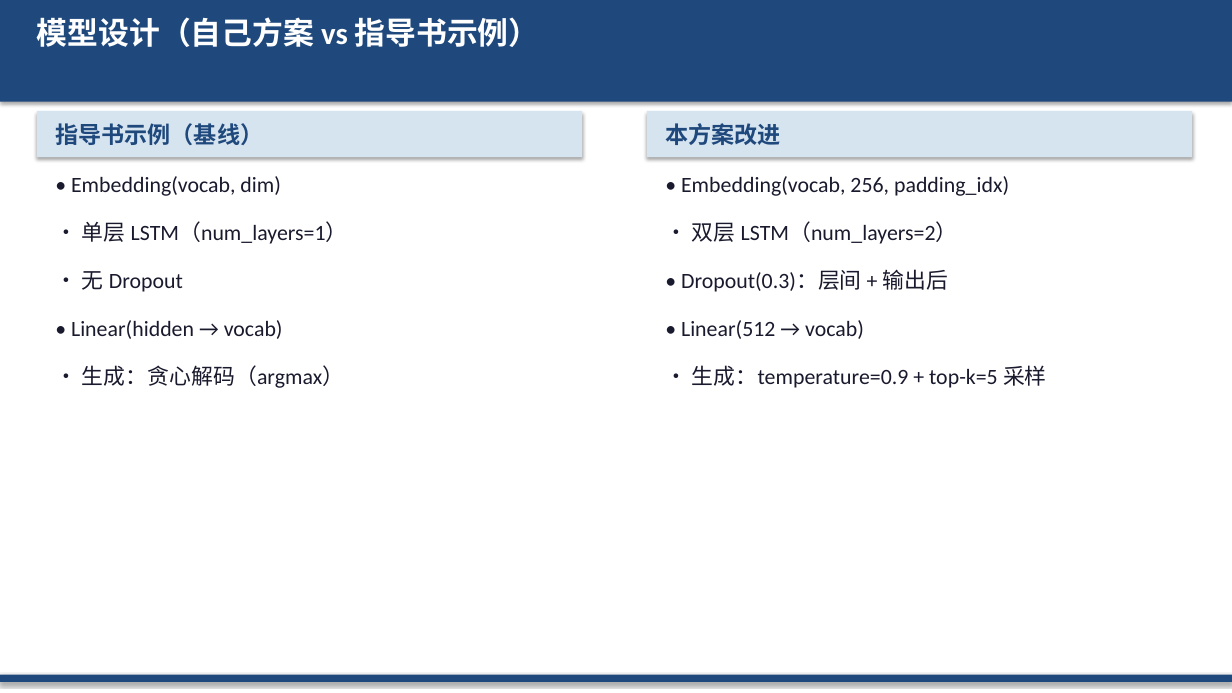
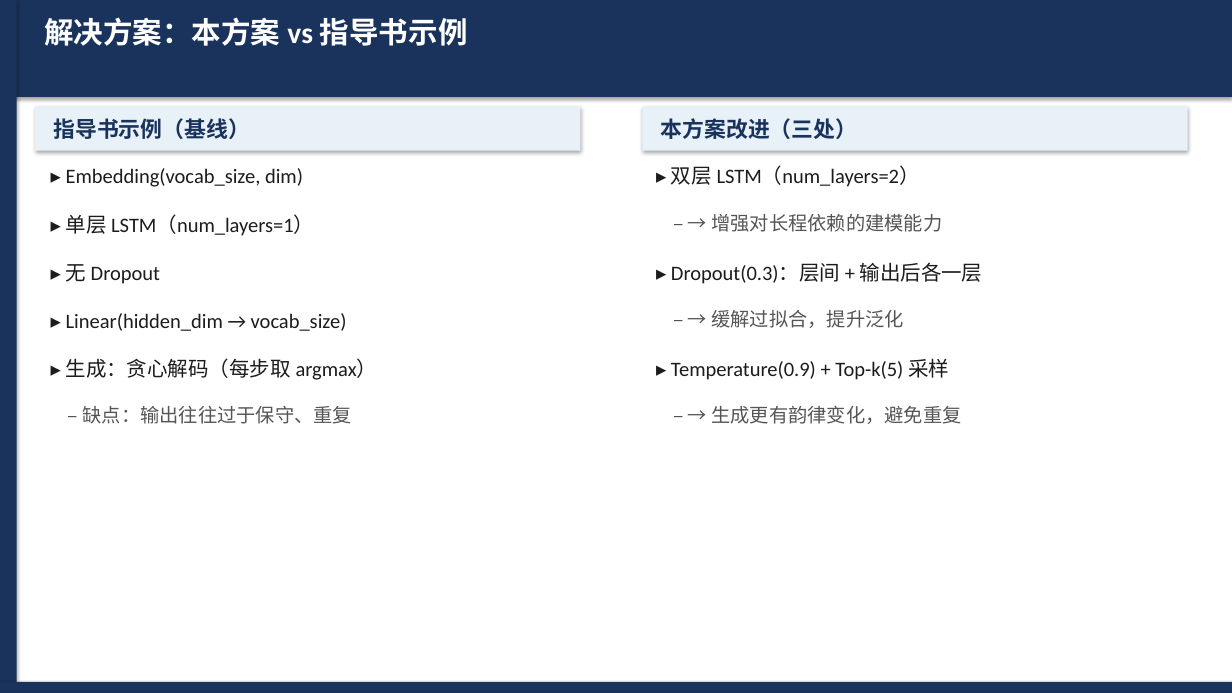
Before and after one commit to WevYang/deep_learning_task, a slide deck: slide 4 of reports/exp3_poetry_lstm.pptx. Drawn at 1232x693 pixels with LibreOffice and Linux fonts; fonts in the diff are those of the drawing. Boxes give left, top, right and bottom in pixels: in the first picture for what was removed or moved away, otherwise in the second. Text is boxed around its words. In the diff, an @@ line names an element or a change of style, - is before the commit and + after.

```diff
--- a/reports/exp3_poetry_lstm.pptx
+++ b/reports/exp3_poetry_lstm.pptx
@@ rectangle: place and size @@
-rectangle at box(0, 0, 1232, 102)
+rectangle at box(0, 0, 1232, 97)
@@ rectangle at box(0, 0, 1232, 97): fill #1F497D to #1A335C @@
@@ rectangle added at box(0, 0, 17, 693), fill #1A335C @@
@@ text at box(44, 17, 468, 46): text changed; size 24 to 23 pt @@
-模型设计（自己方案 vs 指导书示例）
+解决方案：本方案 vs 指导书示例
@@ rectangle: place and size @@
-rectangle at box(37, 111, 582, 157)
+rectangle at box(35, 106, 580, 151)
@@ rectangle at box(35, 106, 580, 151): fill #D6E4F0 to #E8F0F8 @@
@@ text "指导书示例（基线）" at box(53, 118, 250, 139): size 18 to 17 pt, text colour #1F497D to #1A335C @@
@@ rectangle at box(642, 106, 1188, 151): fill #D6E4F0 to #E8F0F8 @@
@@ rectangle: place and size @@
-rectangle at box(647, 111, 1192, 157)
+rectangle at box(642, 106, 1188, 151)
@@ text at box(661, 118, 858, 139): text changed; size 18 to 17 pt; text colour #1F497D to #1A335C @@
-本方案改进
+本方案改进（三处）
@@ text at box(66, 168, 303, 187): text changed; size 17 to 16 pt; text colour #1A1A2E to #1C1C1C @@
-• Embedding(vocab, dim)
+▸ Embedding(vocab_size, dim)
@@ text at box(671, 166, 920, 187): text changed; size 17 to 16 pt; text colour #1A1A2E to #1C1C1C @@
-• 双层 LSTM（num_layers=2）
+▸ 双层 LSTM（num_layers=2）
@@ text removed at box(681, 176, 1009, 196) @@
-• Embedding(vocab, 256, padding_idx)
@@ text at box(66, 215, 314, 236): text changed; size 17 to 16 pt; text colour #1A1A2E to #1C1C1C @@
-• 单层 LSTM（num_layers=1）
+▸ 单层 LSTM（num_layers=1）
@@ text at box(711, 214, 942, 232): text changed; size 17 to 15 pt; text colour #1A1A2E to #555555 @@
-• Linear(512 → vocab)
+– → 增强对长程依赖的建模能力
@@ text at box(66, 264, 160, 284): text changed; size 17 to 16 pt; text colour #1A1A2E to #1C1C1C @@
-• 无 Dropout
+▸ 无 Dropout
@@ text at box(671, 262, 983, 284): text changed; size 17 to 16 pt; text colour #1A1A2E to #1C1C1C @@
-• Dropout(0.3)：层间 + 输出后
+▸ Dropout(0.3)：层间 + 输出后各一层
@@ text at box(66, 313, 347, 331): text changed; size 17 to 16 pt; text colour #1A1A2E to #1C1C1C @@
-• Linear(hidden → vocab)
+▸ Linear(hidden_dim → vocab_size)
@@ text added at box(711, 310, 904, 328), 15 pt, text #555555 @@
+– → 缓解过拟合，提升泛化
@@ text at box(66, 358, 378, 380): text changed; size 17 to 16 pt; text colour #1A1A2E to #1C1C1C @@
-• 生成：贪心解码（argmax）
+▸ 生成：贪心解码（每步取 argmax）
@@ text at box(671, 358, 949, 380): text changed; size 17 to 16 pt; text colour #1A1A2E to #1C1C1C @@
-• 生成：temperature=0.9 + top-k=5 采样
+▸ Temperature(0.9) + Top-k(5) 采样
@@ text added at box(83, 406, 353, 424), 15 pt, text #555555 @@
+– 缺点：输出往往过于保守、重复
@@ text added at box(711, 406, 961, 424), 15 pt, text #555555 @@
+– → 生成更有韵律变化，避免重复
@@ rectangle at box(0, 682, 1232, 693): fill #1F497D to #1A335C @@
@@ rectangle: place and size @@
-rectangle at box(0, 675, 1232, 682)
+rectangle at box(0, 682, 1232, 693)
```
Also in this commit, not shown: 5 other slides changed, 2 slides added, 2 slides removed, 5 other files.
